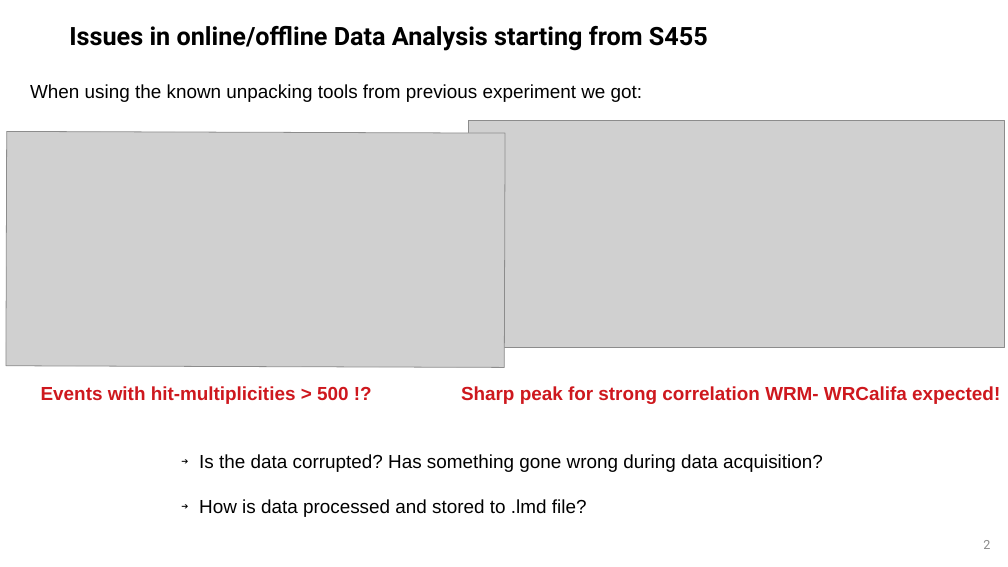
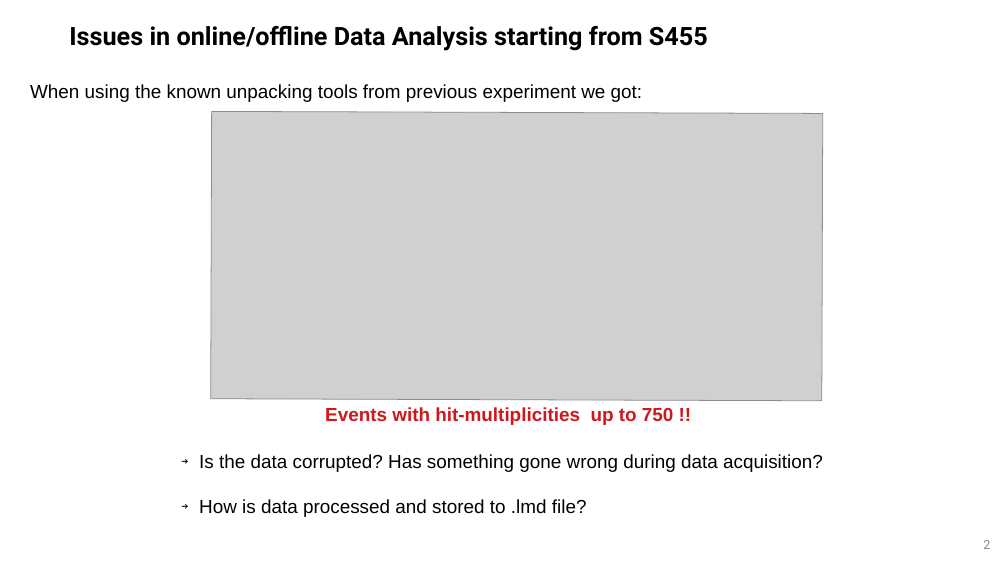
Before and after one commit to jenegger/unpacking_docu, a slide deck: slide 2 of time_stitching_pres.odp. Drawn at 1008x567 pixels with LibreOffice and Linux fonts; fonts in the diff are those of the drawing; grey boxes stand for pictures; background and template pictures are left out. Boxes give left, top, right and bottom in pixels: in the first picture for what was removed or moved away, otherwise in the second. Text is boxed around its words. In the diff, an @@ line names an element or a change of style, - is before the commit and + after.

```diff
--- a/time_stitching_pres.odp
+++ b/time_stitching_pres.odp
@@ picture: place and size @@
-picture at [469,120,1005,348]
+picture at [210,112,822,401]
@@ picture removed at [6,131,505,368] @@
@@ text removed at [461,386,1000,404] @@
-Sharp peak for strong correlation WRM- WRCalifa expected!
@@ text at [325,407,674,425]: text changed @@
-Events with hit-multiplicities > 500 !?
+Events with hit-multiplicities up to 750 !!
```
Also in this commit, not shown: 3 other slides changed, 4 other files.
